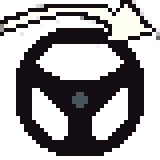
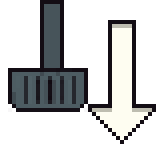
Comparing the layer stacks of the two 160x160 images. Changes:
showed "Layer 1", painted on it over 8, 0, 156, 144
hid "SteerRight" over 0, 0, 160, 56
hid "Ellipse 1" over 16, 28, 144, 156
